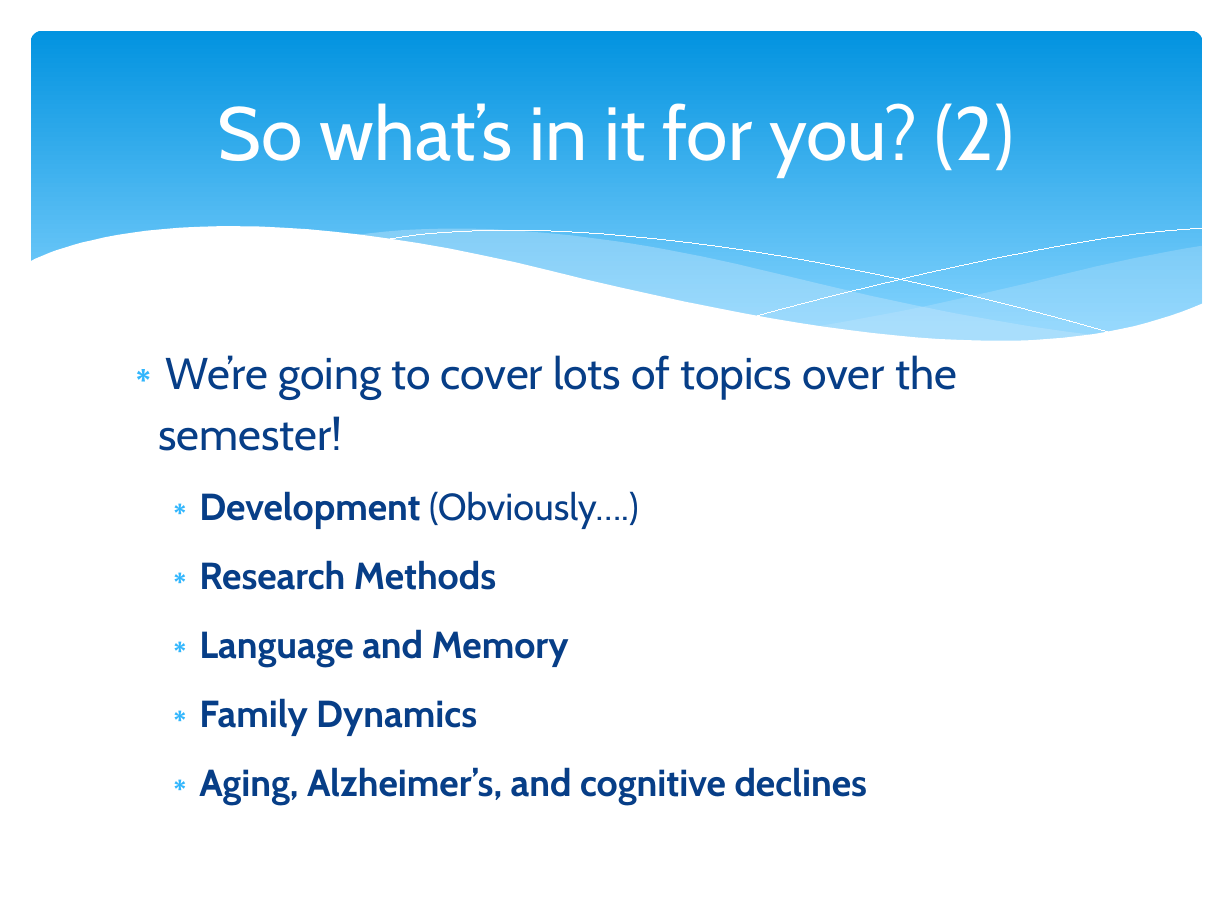
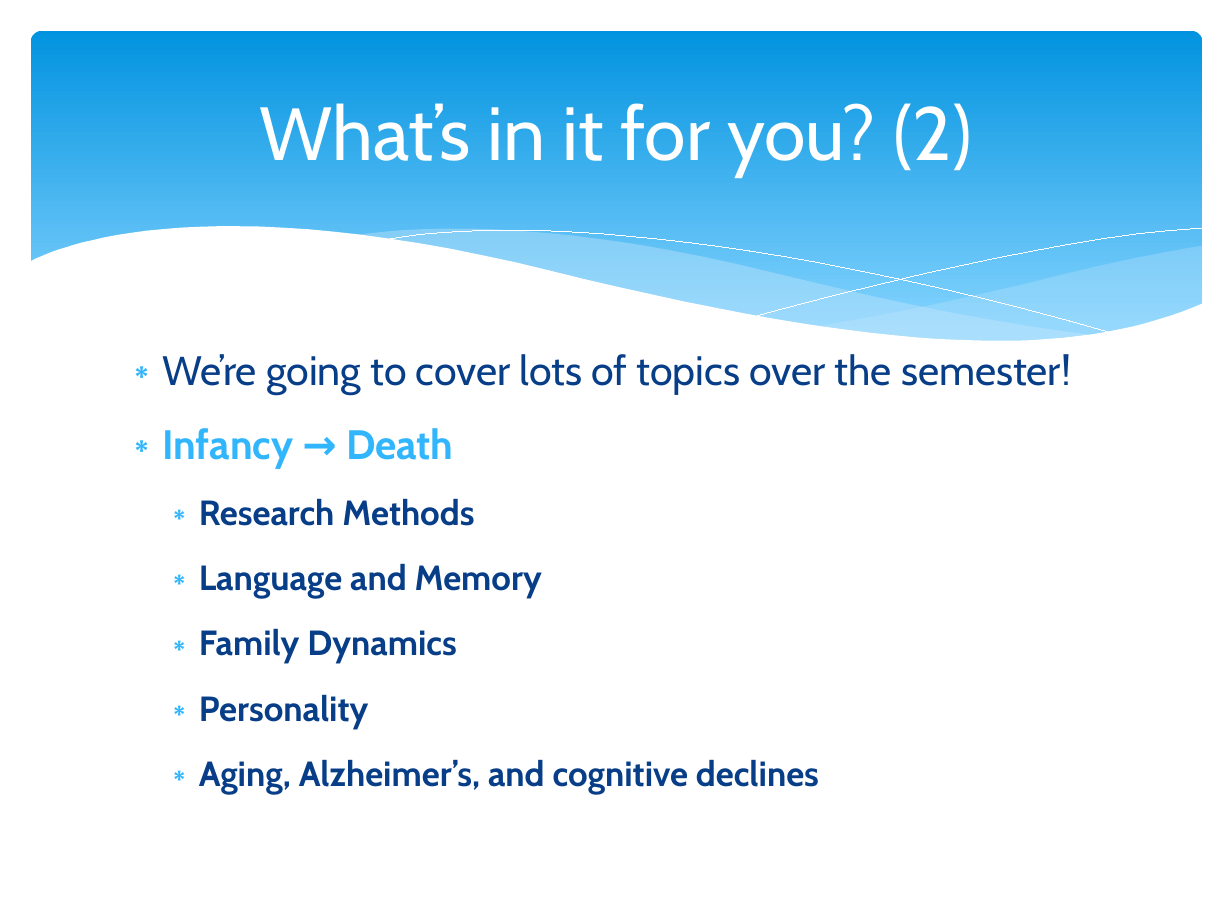
Before and after one commit to npm27/Teaching-Materials, a slide deck: slide 5 of Developmental Fall 24/Slides/0 First Day Info.pptx. Drawn at 1232x924 pixels with LibreOffice and Linux fonts; fonts in the diff are those of the drawing. Boxes give left, top, right and bottom in pixels: in the first picture for what was removed or moved away, otherwise in the second. Text is boxed around its words. In the diff, an @@ line names an element or a change of style, - is before the commit and + after.

```diff
--- a/Developmental Fall 24/Slides/0 First Day Info.pptx
+++ b/Developmental Fall 24/Slides/0 First Day Info.pptx
@@ title at bbox=[259, 103, 972, 175]: text changed @@
-So what’s in it for you? (2)
+What’s in it for you? (2)
@@ text at bbox=[162, 354, 1071, 794]: size 26 to 24.1 pt in "We’re going to cover lots of topics ..."; size 22 to 20.4 pt in "Research Methods", "Language and Memory", "Family Dynamics", "Aging, Alzheimer’s, and cognitive declines" @@
@@ text at bbox=[162, 428, 453, 468]: text changed; size 22 to 24.1 pt; text colour #073E87 to #31B6FD; bold on @@
-  ∗ Development (Obviously….)
+∗ Infancy → Death
@@ text at bbox=[199, 694, 369, 728]: paragraph added @@
+  ∗ Personality
```
Also in this commit, not shown: 2 other slides changed, 8 other files.
